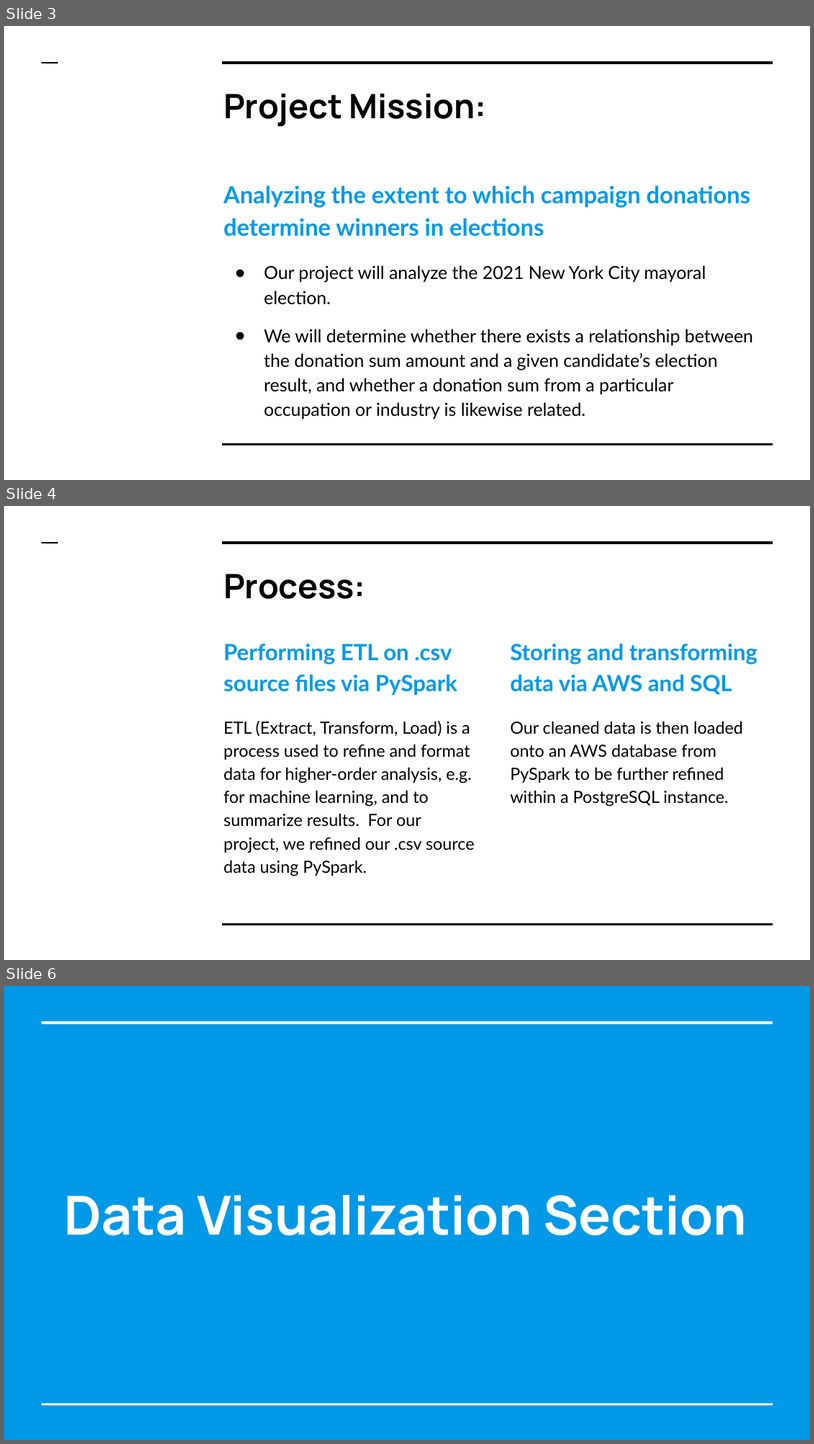
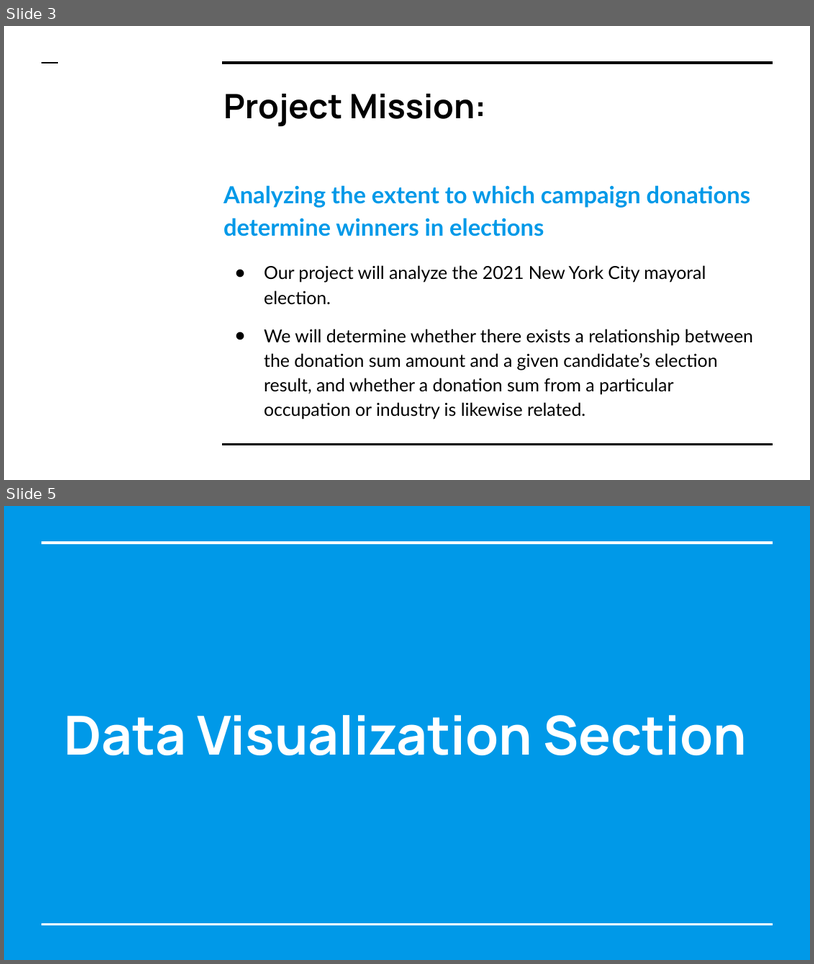
Before and after one commit to ssheggrud/Mod_20_Project, a slide deck: Presentation/Group5Presentation.pptx. Shown one above the other, each under a label of ours: slides 3, 4 and 6 before the commit, slides 3 and 5 after it; the slides between them are not shown. The pictures are 814x1444 and 814x964 pixels, drawn with LibreOffice and Linux fonts; fonts in the diff are those of the drawing. Boxes give left, top, right and bottom in pixels: in the first picture for what was removed or moved away, otherwise in the second. Text is boxed around its words. In the diff, an @@ line names an element or a change of style, - is before the commit and + after.

```diff
--- a/Presentation/Group5Presentation.pptx
+++ b/Presentation/Group5Presentation.pptx
@@ slide 4 removed at (4, 506, 810, 960), background #FFFFFF; not listed: 3 template elements that a slide beside it also shows @@
@@ title removed at (224, 574, 365, 599) @@
-Process:
@@ text removed at (224, 644, 475, 876) @@
-Performing ETL on .csv source files via PySpark
-ETL (Extract, Transform, Load) is a process used to refine and format data for higher-order analysis, e.g. for machine learning, and to summarize results. For our project, we refined our .csv source data using PySpark.
@@ text removed at (510, 644, 758, 806) @@
-Storing and transforming data via AWS and SQL
-Our cleaned data is then loaded onto an AWS database from PySpark to be further refined within a PostgreSQL instance.
@@ what was slide 6 is now slide 5 @@
```
Also in this commit, not shown: 4 slides changed, 1 slide added, 1 other slide removed.
